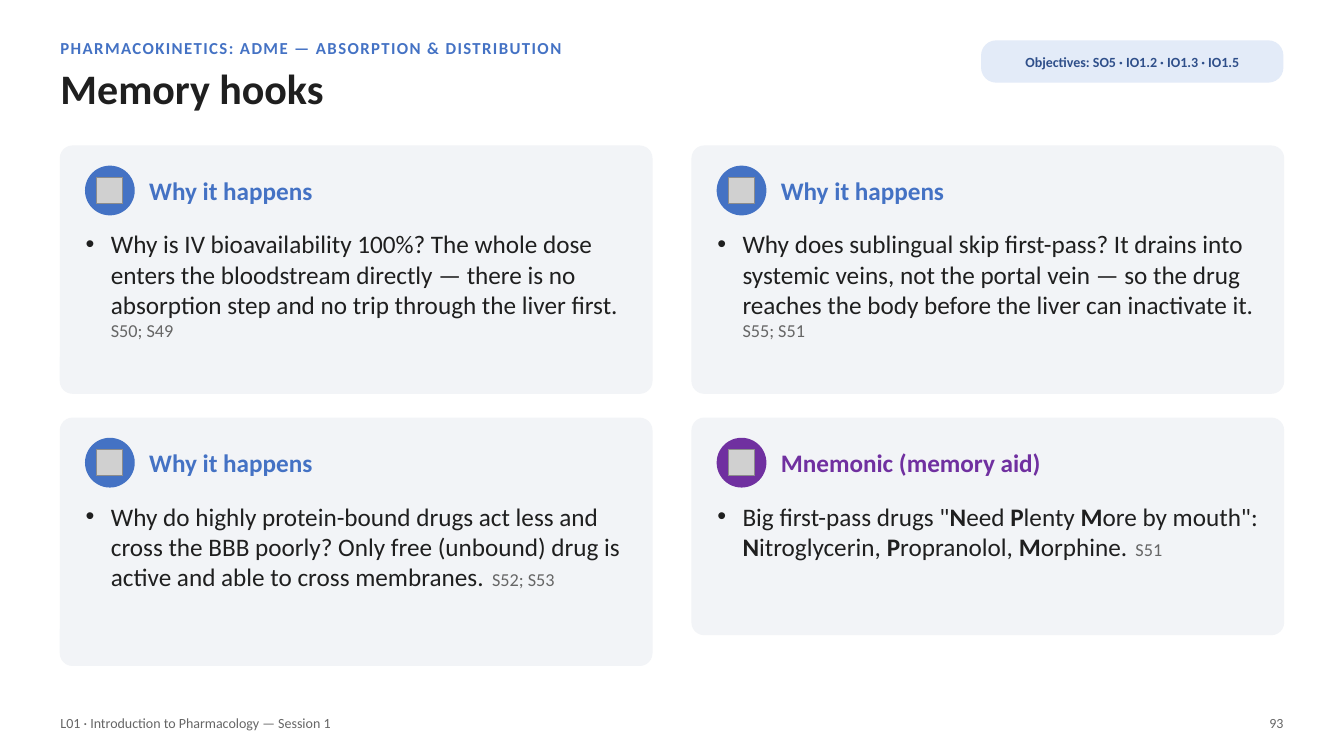
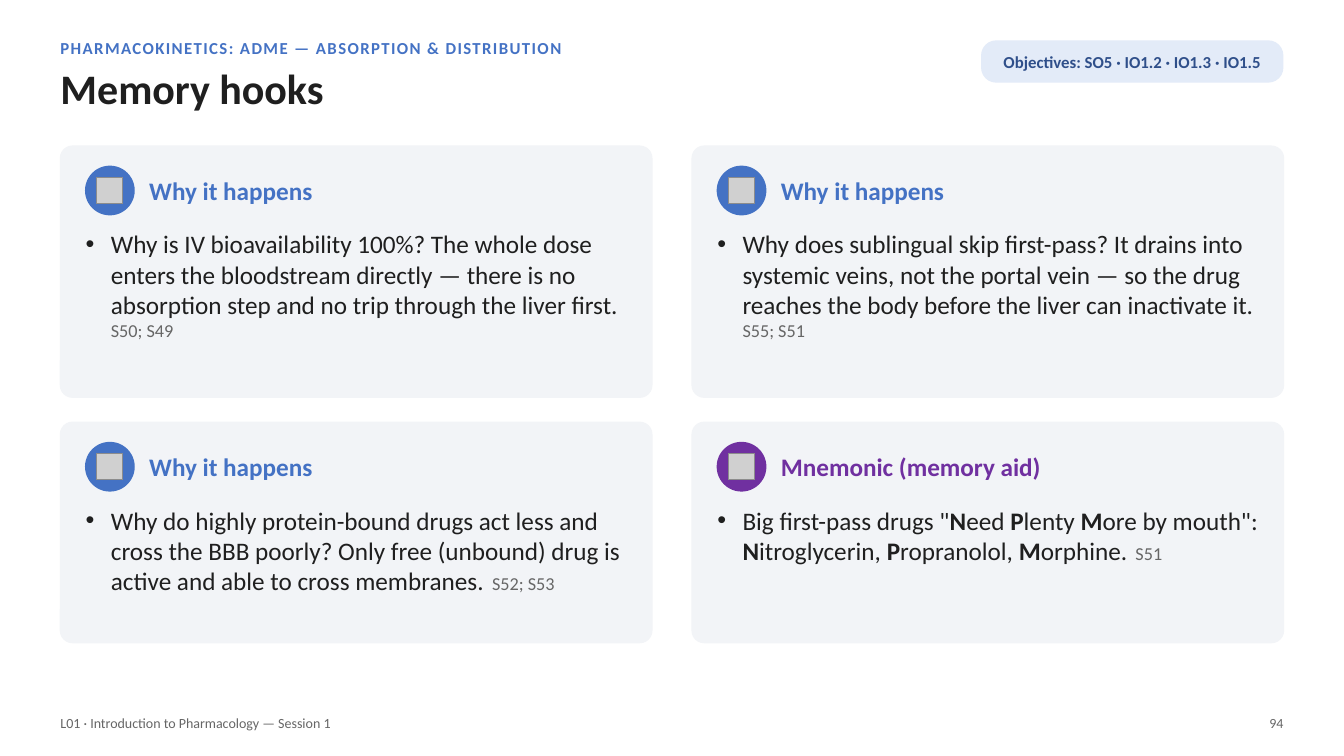
Before and after one commit to bishwokrit/DPAS-Pharm, a slide deck: slide 94 of outputs/L01/L01_Unit_1_Introduction_to_Pharmacology_Session_1_study_deck.pptx (slide 93 before the commit). Drawn at 1344x756 pixels with LibreOffice and Linux fonts; fonts in the diff are those of the drawing; grey boxes stand for pictures. Boxes give left, top, right and bottom in pixels: in the first picture for what was removed or moved away, otherwise in the second. Text is boxed around its words. In the diff, an @@ line names an element or a change of style, - is before the commit and + after.

```diff
--- a/outputs/L01/L01_Unit_1_Introduction_to_Pharmacology_Session_1_study_deck.pptx
+++ b/outputs/L01/L01_Unit_1_Introduction_to_Pharmacology_Session_1_study_deck.pptx
@@ rounded rectangle "Objectives: SO5 · IO1.2 · ..." at [981, 40, 1284, 83]: size 10 to 12 pt @@
@@ rounded rectangle at [60, 422, 652, 643]: proportions changed @@
@@ rounded rectangle: place and size @@
-rounded rectangle at [60, 418, 652, 665]
+rounded rectangle at [60, 422, 652, 643]
@@ rounded rectangle: place and size @@
-rounded rectangle at [693, 418, 1285, 635]
+rounded rectangle at [693, 422, 1285, 643]
@@ rounded rectangle at [693, 422, 1285, 643]: proportions changed @@
@@ 2 pictures, 2 texts, 2 ellipses: place and size @@
-2 pictures, 2 texts, 2 ellipses at [86, 439, 1041, 487]
+2 pictures, 2 texts, 2 ellipses at [86, 443, 1041, 491]
@@ text "Why do highly protein-bound drugs ...": place and size @@
-text "Why do highly protein-bound drugs ..." at [111, 508, 620, 588]
+text "Why do highly protein-bound drugs ..." at [111, 512, 620, 592]
@@ text "Big first-pass drugs "Need Plenty ...": place and size @@
-text "Big first-pass drugs "Need Plenty ..." at [743, 508, 1258, 561]
+text "Big first-pass drugs "Need Plenty ..." at [743, 512, 1258, 565]
@@ text at [1269, 719, 1283, 728]: text changed @@
-93
+94
```
Also in this commit, not shown: 97 other slides changed, 1 slide added, 8 other files.
